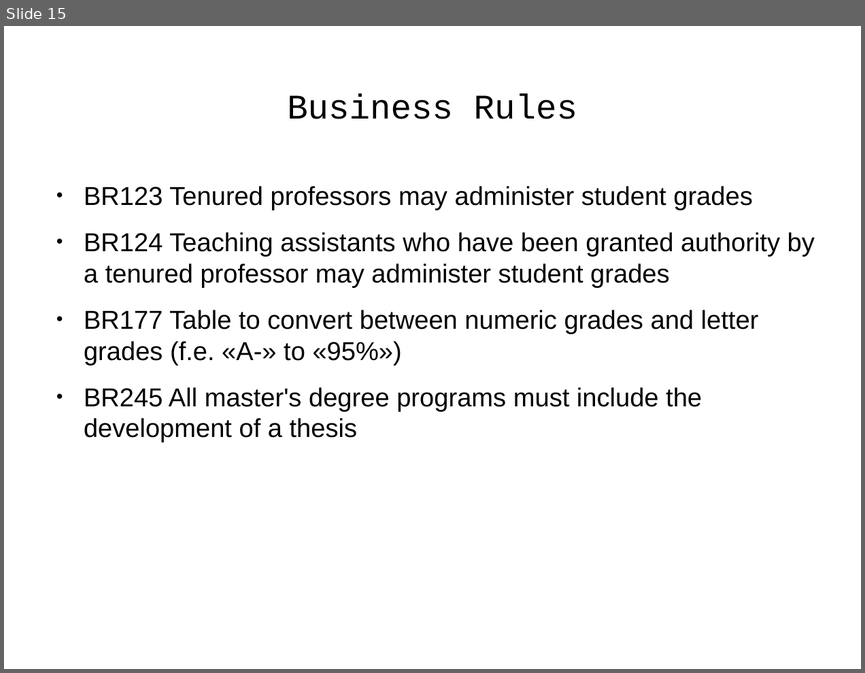
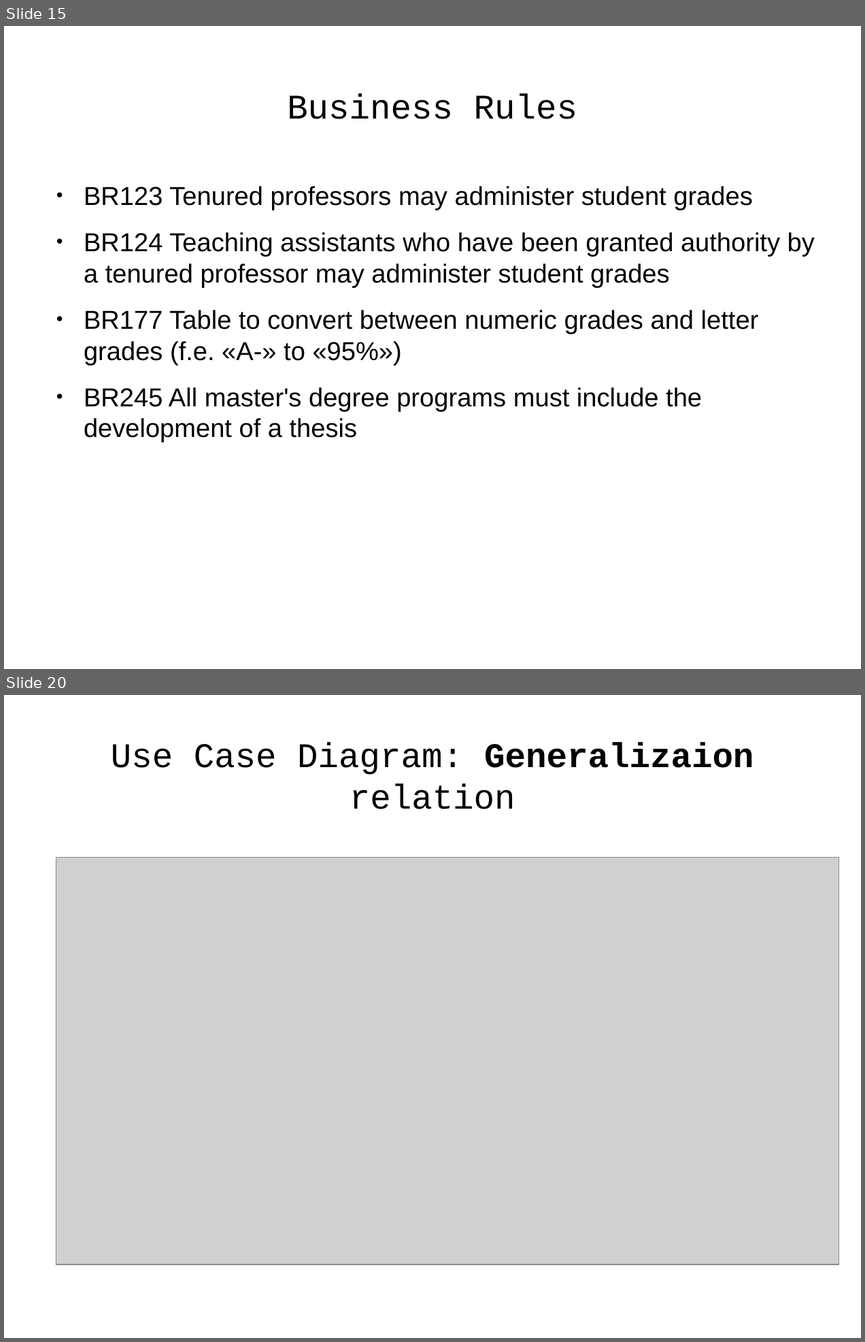
Before and after one commit to j-avdeev/EnterpriseSystemsDevelopment, a slide deck: Lec5 - UML/Enterprise System Development - lec day5 - UML.odp. Shown one above the other, each under a label of ours: slide 15 before the commit, slides 15 and 20 after it; the slides between them are not shown. The pictures are 865x673 and 865x1342 pixels, drawn with LibreOffice and Linux fonts; fonts in the diff are those of the drawing; grey boxes stand for pictures. Boxes give left, top, right and bottom in pixels: in the first picture for what was removed or moved away, otherwise in the second. Text is boxed around its words. In the diff, an @@ line names an element or a change of style, - is before the commit and + after.

```diff
--- a/Lec5 - UML/Enterprise System Development - lec day5 - UML.odp
+++ b/Lec5 - UML/Enterprise System Development - lec day5 - UML.odp
@@ slide 20 added at (4,695,861,1338), background #FFFFFF @@
@@ title added at (111,742,753,809), 32 pt, text #000000 @@
+Use Case Diagram: Generalizaion relation
@@ picture added at (56,858,839,1264) @@
```
Also in this commit, not shown: 14 other slides added, 16 other files.
